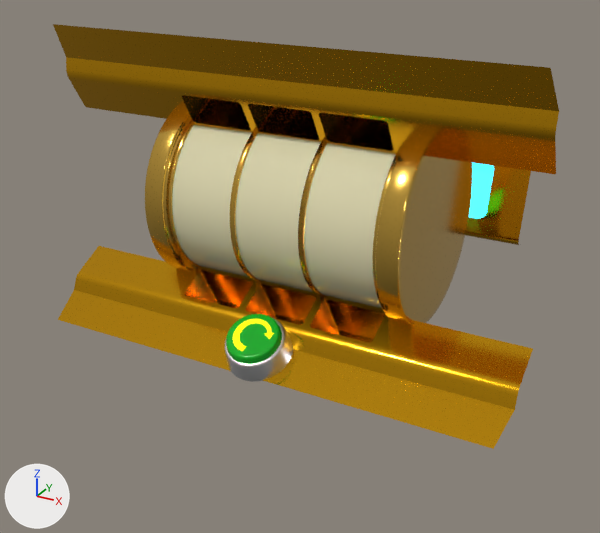
One commit to the glTF model cilindro.glb: the scene before it, then after it.
Both versions are drawn from a camera (50 mm lens) standing at (22.1, -41.6, 16.4) and looking at (0.1, -1.6, -3.6). The lights are fixed; the arrows at lower left show +X, +Y and +Z. The older version comes first. Where no turn or scale is listed for an object, it has been applied to the vertices. Vertices at exactly the same position are counted once.

The first picture shows 'Carcasa', 'Cilindro', 'spin', 'spin_base'.
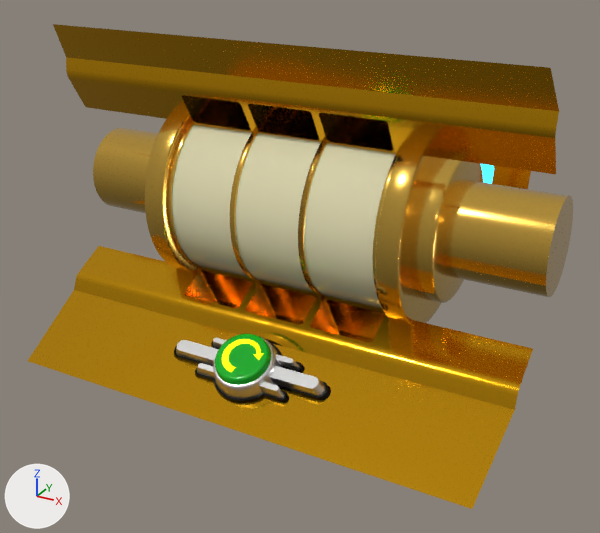
Edits to the scene script, one JSON object a line:
```json
{"op": "add", "block": "mat_material", "code": ["mat_material = principled_material('Material')", "mat_material.base_color = (0.0, 0.0, 0.0)  # black #000000", "mat_material.metallic = 0.4", "mat_material.roughness = 0.142"]}
{"block": "me_cylinder", "where": "# used by ob_cilindro; location = (0.0, 0.0, 0.0)"}
{"op": "remove", "block": "me_cylinder", "code": "me_cylinder.from_pydata(...)  # 3136 vertices, 6376 faces; spans x -8.0..8.0, y -5.8..5.8, z -5.8..5.8"}
{"op": "add", "block": "me_cylinder", "code": "me_cylinder.from_pydata(...)  # 4032 vertices, 8168 faces; spans x -14.6..14.6, y -5.8..5.8, z -5.8..5.8"}
{"block": "me_cylinder", "change": "me_cylinder part 1: 448 vertices added at x -14.6..-8.0, y -4.2..4.2, z -4.2..4.2"}
{"block": "me_cylinder", "change": "me_cylinder part 2: 448 vertices added at x 8.0..14.6, y -4.2..4.2, z -4.2..4.2"}
{"block": "me_plane", "where": "# used by ob_carcasa; location = (0.0, 0.0, 0.0)"}
{"op": "remove", "block": "me_plane", "code": "me_plane.from_pydata(...)  # 547 vertices, 936 faces; spans x -14.5..14.5, y -7.7..11.1, z -8.4..10.0"}
{"op": "add", "block": "me_plane", "code": "me_plane.from_pydata(...)  # 547 vertices, 936 faces; spans x -14.5..14.5, y -10.5..11.1, z -9.5..10.0"}
{"block": "me_plane", "change": "me_plane part 3: all 11 vertices in x -14.2..14.2, y -7.7, z -7.9 are moved by (0.0, -2.9, -1.6)"}
{"block": "me_cylinder_002", "where": "# used by ob_spin_base; location = (-0.01, -6.52, -6.51)"}
{"op": "remove", "block": "me_cylinder_002", "code": "me_cylinder_002.from_pydata(...)  # 360 vertices, 658 faces; spans x -1.99..1.99, y -1.73..2.09, z -1.59..1.22"}
{"op": "add", "block": "me_cylinder_002", "code": "me_cylinder_002.from_pydata(...)  # 762 vertices, 1428 faces; spans x -5.15..5.15, y -1.73..2.18, z -1.62..1.22"}
{"block": "me_cylinder_002", "change": "me_cylinder_002 part 4: 37 vertices removed from x -1.99..1.99, y -0.53..2.08, z -1.11..1.22; 439 vertices added at x -5.15..5.15, y -1.67..2.18, z -1.62..1.22"}
{"op": "add", "block": "me_cylinder_002", "code": "me_cylinder_002.materials.append(mat_material)  # black #000000"}
{"op": "set", "path": "ob_spin_base.location", "old": "(-0.01, -6.52, -6.51)", "new": "(-0.01, -7.7, -7.23)"}
{"op": "set", "path": "ob_spin.location", "old": "(-0.01, -6.49, -6.56)", "new": "(-0.01, -7.65, -7.29)"}
```

Boxes (x1, y1, x2, y2) around the edits, measured in the pictures (600 x 533 px; the box of a moved part takes in the faces that stretch with it):
```json
{"object": "Carcasa", "change": "reshaped", "before": [53, 24, 559, 449], "after": [28, 24, 559, 509], "on screen": "14% taller"}
{"object": "Cilindro", "change": "reshaped", "before": [145, 115, 472, 325], "after": [93, 115, 573, 325], "on screen": "47% wider"}
{"object": "spin_base", "change": "reshaped, moved", "before": [225, 317, 293, 382], "after": [174, 336, 331, 404], "on screen": "129% wider"}
{"object": "spin", "change": "moved", "before": [226, 314, 282, 364], "after": [215, 334, 271, 385]}
{"part": 1, "of": "me_cylinder", "change": "added", "after": [93, 127, 158, 213], "on screen": "orange"}
{"part": 2, "of": "me_cylinder", "change": "added", "after": [401, 156, 573, 319], "on screen": "orange"}
{"part": 3, "of": "me_plane", "change": "moved or reshaped", "before": [58, 290, 514, 449], "after": [28, 290, 515, 509]}
{"part": 4, "of": "me_cylinder_002", "change": "built on", "before": [269, 321, 293, 375], "after": [174, 336, 331, 404]}
```
